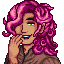
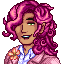
Layer changes from the first 64x64 image to the second:
hid "Hand" over [left=4, top=34, right=61, bottom=64]
added layer "Background" in group "Clothes" over [left=4, top=34, right=61, bottom=64]
hid "Shirt" over [left=4, top=34, right=61, bottom=64]
